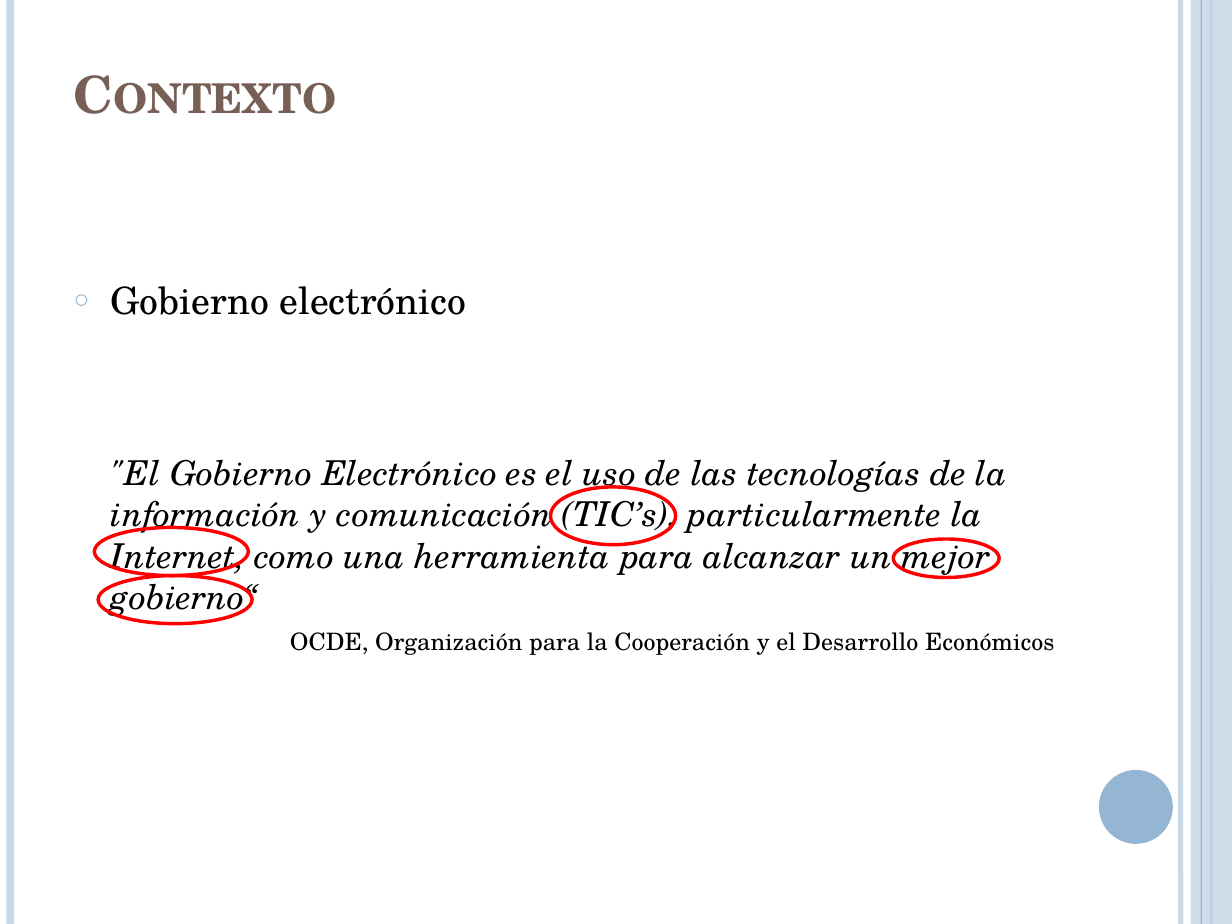
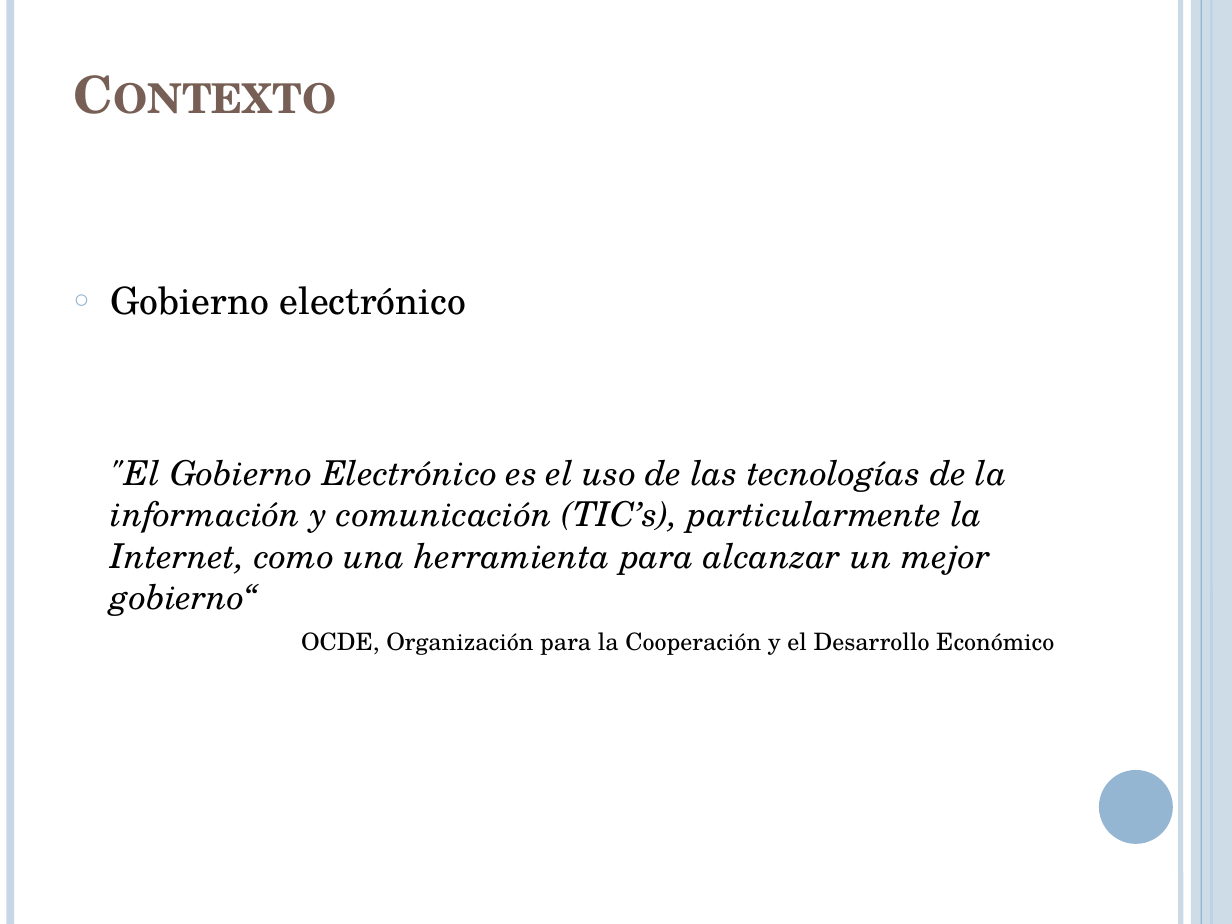
Before and after one commit to lcpaso1/integracion-gis-pge, a slide deck: slide 4 of Presentacion.pptx. Drawn at 1232x924 pixels with LibreOffice and Linux fonts; fonts in the diff are those of the drawing. Boxes give left, top, right and bottom in pixels: in the first picture for what was removed or moved away, otherwise in the second. Text is boxed around its words. In the diff, an @@ line names an element or a change of style, - is before the commit and + after.

```diff
--- a/Presentacion.pptx
+++ b/Presentacion.pptx
@@ ellipse removed at box(551, 487, 676, 545) @@
@@ ellipse removed at box(95, 527, 249, 575) @@
@@ ellipse removed at box(893, 540, 999, 578) @@
@@ ellipse removed at box(99, 575, 253, 623) @@
@@ text at box(301, 632, 1054, 655): text changed @@
-OCDE, Organización para la Cooperación y el Desarrollo Económicos
+OCDE, Organización para la Cooperación y el Desarrollo Económico
```
Also in this commit, not shown: 2 other slides changed, 1 slide added, 2 other files.
